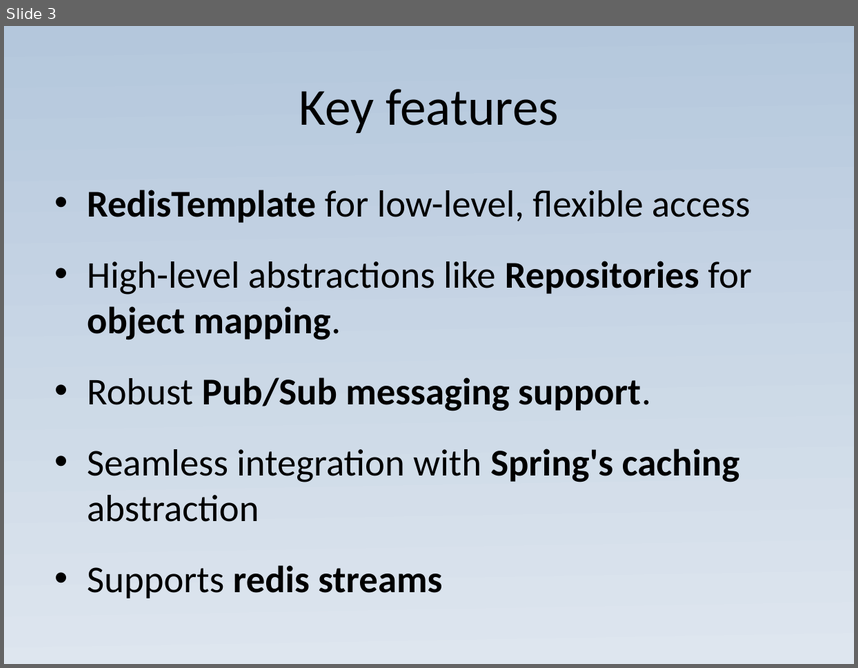
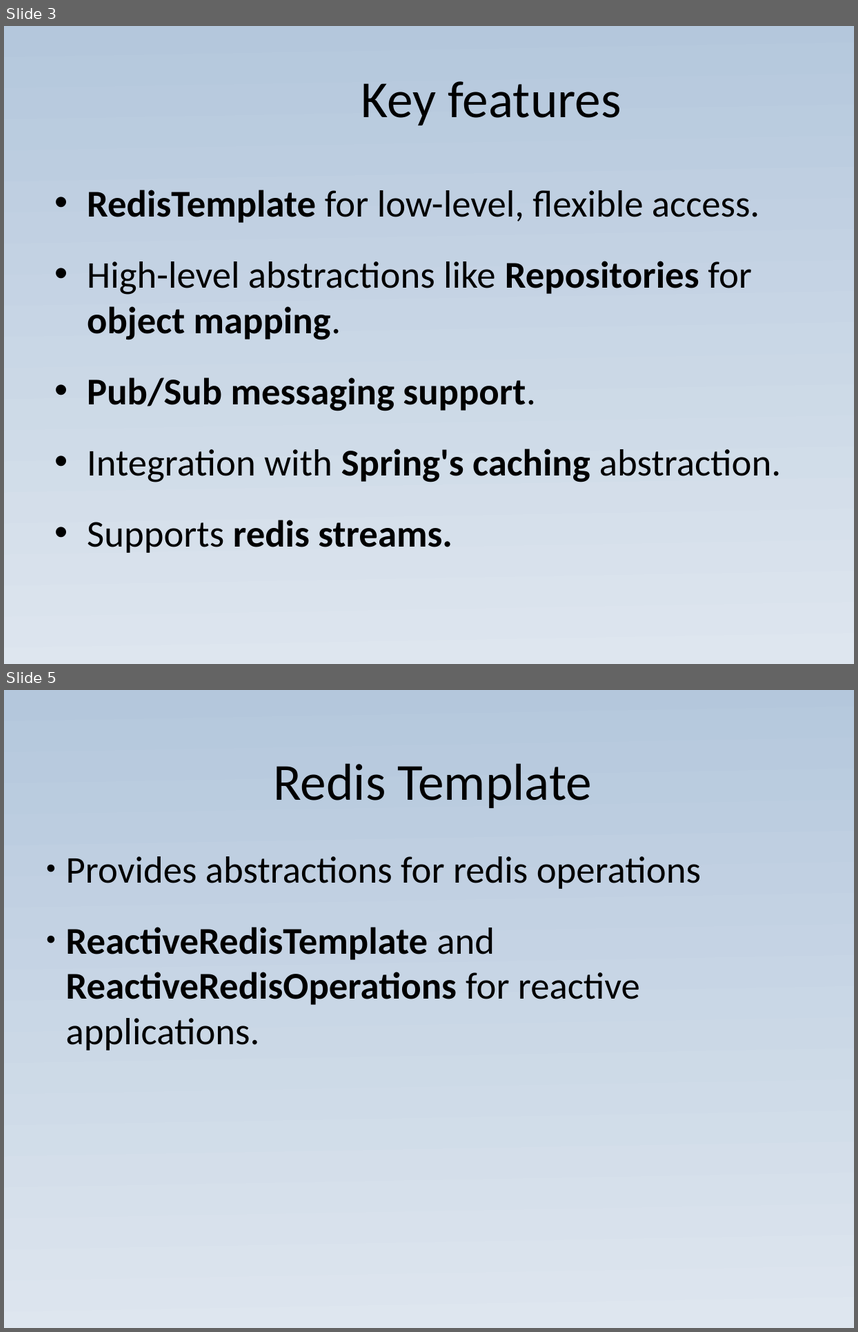
Before and after one commit to JoaoGuilhermedeSa/spring-data-redis, a slide deck: spring_data_redis_presentation_with_code.pptx. Shown one above the other, each under a label of ours: slide 3 before the commit, slides 3 and 5 after it; the slides between them are not shown. The pictures are 858x668 and 858x1332 pixels, drawn with LibreOffice and Linux fonts; fonts in the diff are those of the drawing. Boxes give left, top, right and bottom in pixels: in the first picture for what was removed or moved away, otherwise in the second. Text is boxed around its words. In the diff, an @@ line names an element or a change of style, - is before the commit and + after.

```diff
--- a/spring_data_redis_presentation_with_code.pptx
+++ b/spring_data_redis_presentation_with_code.pptx
@@ slide 5 added at [4,690,854,1328], background gradient #B4C7DC to #DEE6EF @@
@@ title added at [273,763,592,808], 44 pt, text #000000 @@
+Redis Template
@@ text added at [66,856,701,1050], 32 pt, text #000000 @@
+● Provides abstractions for redis operations
+● ReactiveRedisTemplate and ReactiveRedisOperations for reactive applications.
@@ slide 3 changed as well @@
@@ title "Key features": place and size @@
-title "Key features" at [299,89,559,133]
+title "Key features" at [361,81,622,125]
@@ text at [87,190,760,223]: text changed @@
-• RedisTemplate for low-level, flexible access
+• RedisTemplate for low-level, flexible access.
@@ text at [87,377,781,552]: text changed @@
-• Robust Pub/Sub messaging support.
-• Seamless integration with Spring's caching abstraction
-• Supports redis streams
+• Pub/Sub messaging support.
+• Integration with Spring's caching abstraction.
+• Supports redis streams.
```
Also in this commit, not shown: 4 other slides changed, 2 other slides added, 2 slides removed, 1 other file.
